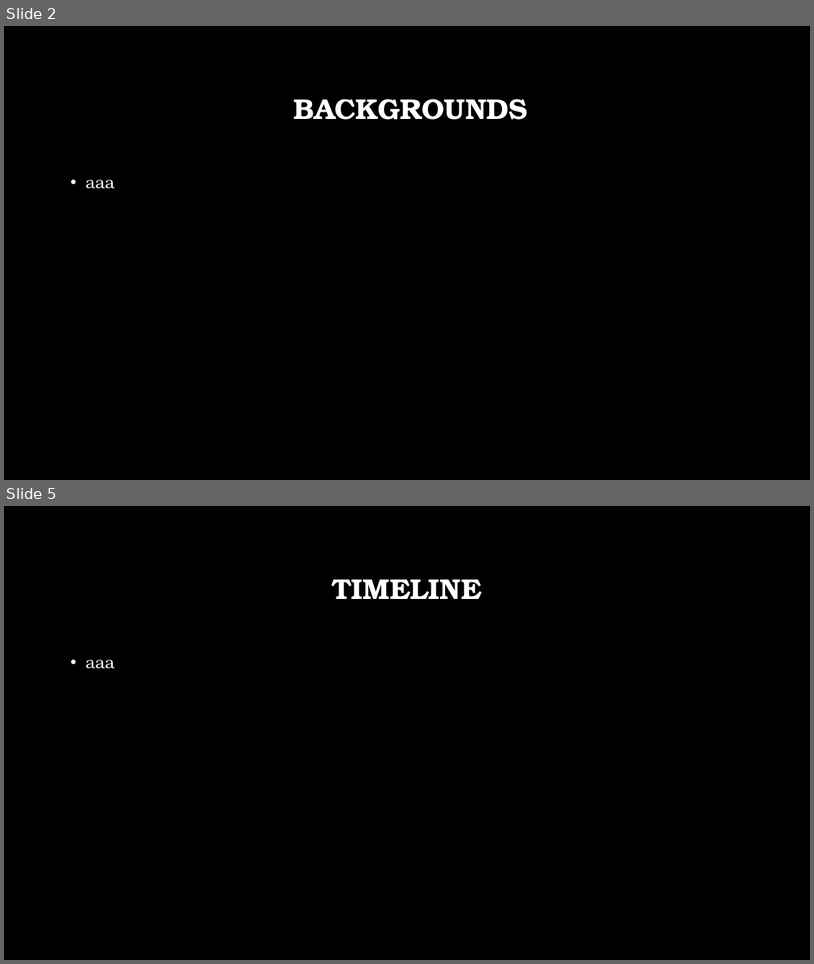
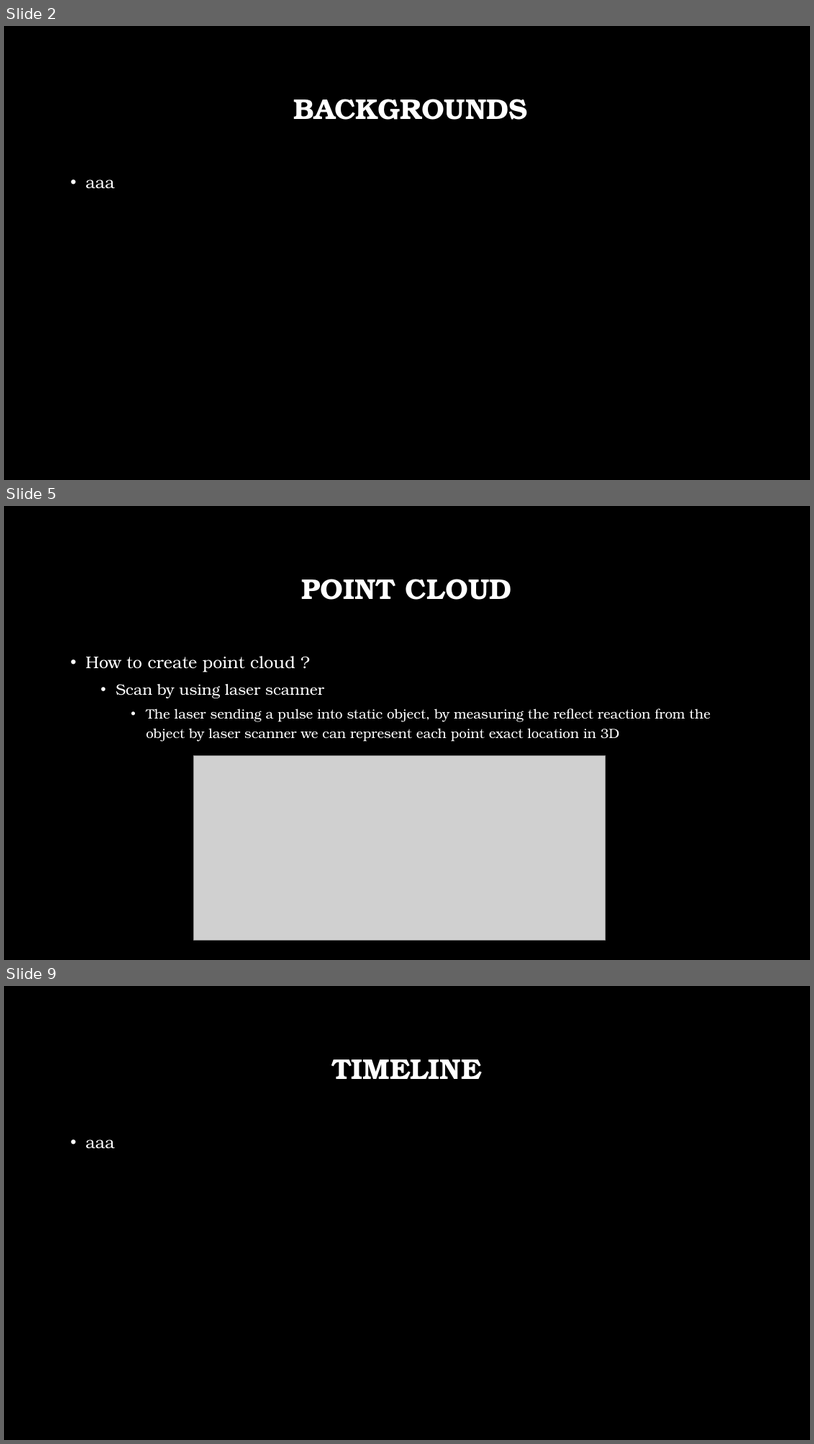
Before and after one commit to livneor207/helfcare, a slide deck: HW3/HC.pptx. Shown one above the other, each under a label of ours: slides 2 and 5 before the commit, slides 2, 5 and 9 after it; the slides between them are not shown. The pictures are 814x964 and 814x1444 pixels, drawn with LibreOffice and Linux fonts; fonts in the diff are those of the drawing; grey boxes stand for pictures; background and template pictures are left out. Boxes give left, top, right and bottom in pixels: in the first picture for what was removed or moved away, otherwise in the second. Text is boxed around its words. In the diff, an @@ line names an element or a change of style, - is before the commit and + after.

```diff
--- a/HW3/HC.pptx
+++ b/HW3/HC.pptx
@@ slide 5 added at (4, 506, 810, 960), background picture (left out) @@
@@ title added at (302, 579, 512, 600), 34 pt, text #FFFFFF, bold @@
+POINT CLOUD
@@ text added at (85, 656, 710, 741), 16 pt, text #FFFFFF @@
+• How to create point cloud ?
+  • Scan by using laser scanner
+    • The laser sending a pulse into static object, by measuring the reflect reaction from the object by laser scanner we can represent each point exact location in 3D
@@ picture added at (194, 756, 606, 939) @@
@@ what was slide 5 is now slide 9 @@
```
Also in this commit, not shown: 1 slide changed, 4 other slides added, 1 slide removed.
